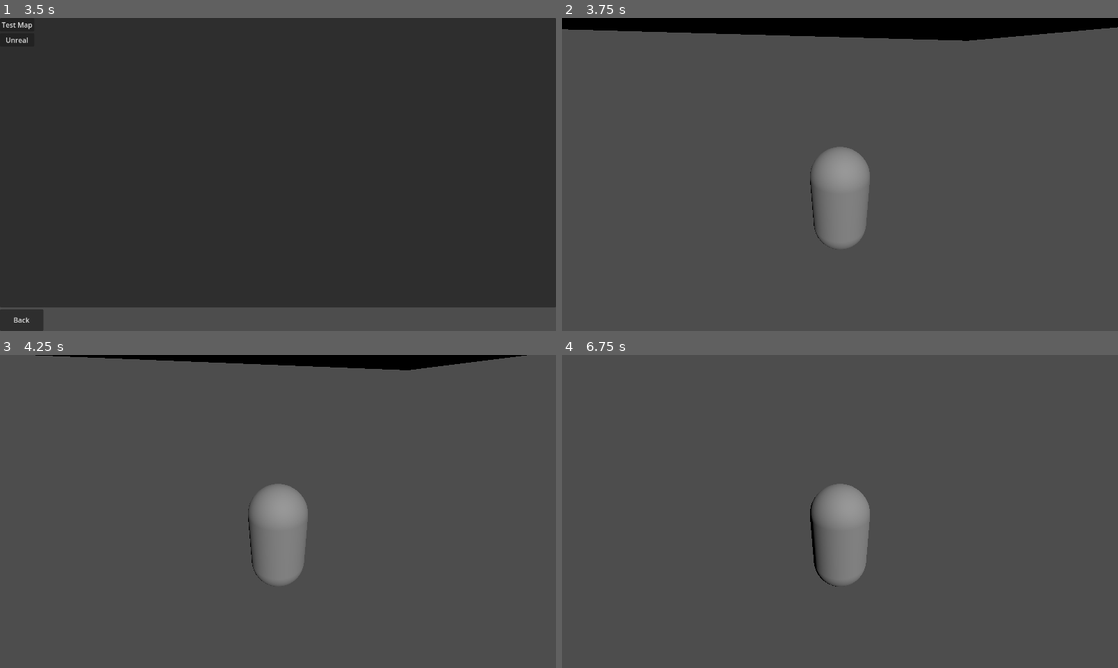
Above: before the commit, frames 1-4 (two rows, left to right).
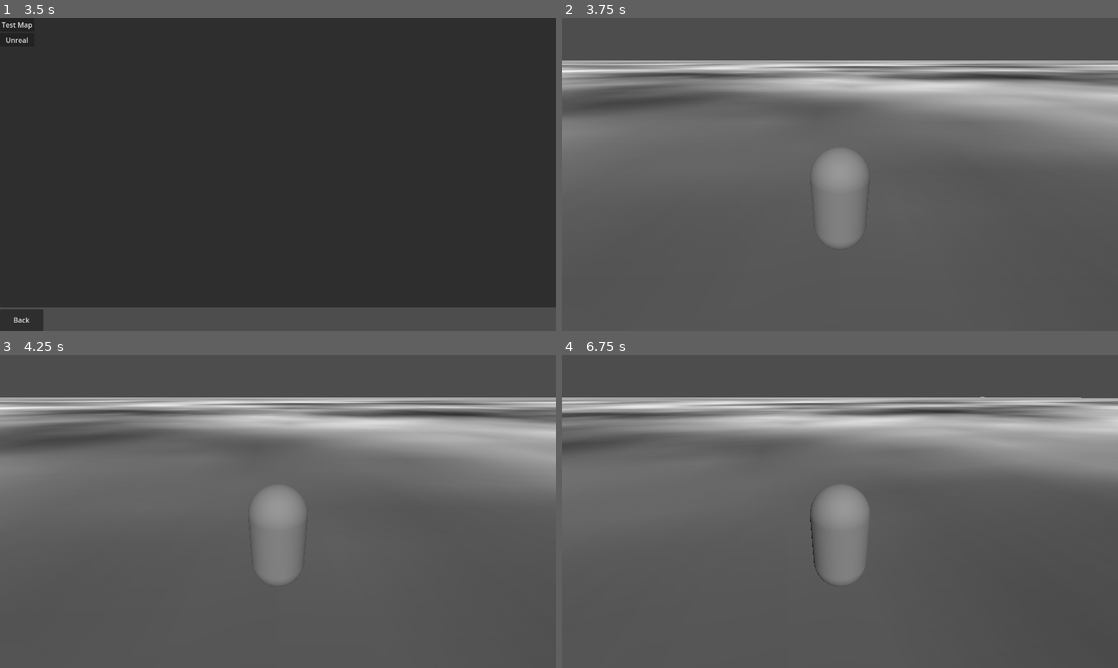
Above: after the commit, the same moments.

Repository: CoffeeCoder1/superpeterkart
Game: Godot game, scene res://scenes/main.tscn
Two runs of this game, one before a commit and one after it. Both use one fixed random seed, a clock stepped at 60 frames per second and the inputs below.
Inputs:
- Up to frame 1 (3.5 s): tap Enter at 0.5 s; hold Right (ui_right) 0.53-1.25 s; hold N (player1_boost) 0.53-1.25 s; click "Create Game" at 1.25 s; click "1 Player" at 2 s; click "Test Kart" at 2.75 s
- Up to frame 2 (3.75 s): click "Test Map" at 3.5 s
- Up to frame 3 (4.25 s): no input
- Up to frame 4 (6.75 s): hold Down (ui_down) 4.28-5.03 s; tap N (player1_boost) at 4.35, 5.85 s; hold Right (ui_right) 5.03-5.78 s; hold N (player1_boost) 5.03-5.78 s; hold Up (ui_up) 5.78-6.53 s; hold Left (ui_left) from 6.53 s (still down); hold N (player1_boost) from 6.53 s (still down)

Frame 1 is identical in both runs. In frame 2, 30% of the frame differs, in the area x 0-100%, y 0-73%; in frame 3, 27%; in frame 4, 26%.

Commit message:
Add starting positions to maps

Diff:
--- a/scenes/game.gd
+++ b/scenes/game.gd
@@ -14,19 +14,32 @@
 	pass
 
 
-# Instantiates and adds players and loads the map
+# Adds players and loads the map
 func new_game(karts: Array[Node], map: Map) -> void:
+	# Add players
 	for e in karts:
 		add_child(e)
 		players.append(e)
+
+	# Load map
 	load_map(map)
-	print(map.get_path())
 
 
 # Loads a new map and moves the players to their starting positions
 func load_map(map: Map) -> void:
+	# Instantiate the map
 	var map_node = map.instantiate()
+
+	# Remove the last map if one was loaded
 	if loaded_map:
 		loaded_map.get_parent().remove_child(loaded_map)
+
+	# Add the map to the scene
 	add_child(map_node)
+
+	# Save the map so it can be unloaded later
 	loaded_map = map_node
+
+	# Move the players to the starting position
+	for player in players:
+		player.transform = loaded_map.get_node("SpawnLocation").transform
--- a/scenes/maps/test_map/test_map.tscn
+++ b/scenes/maps/test_map/test_map.tscn
@@ -35,3 +35,6 @@
 
 [node name="DirectionalLight3D" type="DirectionalLight3D" parent="."]
 transform = Transform3D(1, 0, 0, 0, 0.747601, 0.664148, 0, -0.664148, 0.747601, 0, 4.64005, 4.15957)
+
+[node name="SpawnLocation" type="Marker3D" parent="."]
+transform = Transform3D(1, 0, 0, 0, 1, 0, 0, 0, 1, 0, 0.5, 0)
--- a/scenes/maps/unreal/unreal.tscn
+++ b/scenes/maps/unreal/unreal.tscn
@@ -272,3 +272,6 @@
 
 [node name="WorldEnvironment" type="WorldEnvironment" parent="."]
 environment = SubResource("Environment_cqnta")
+
+[node name="SpawnLocation" type="Marker3D" parent="."]
+transform = Transform3D(1, 0, 0, 0, 1, 0, 0, 0, 1, 0, 0.25, 5.37738)
